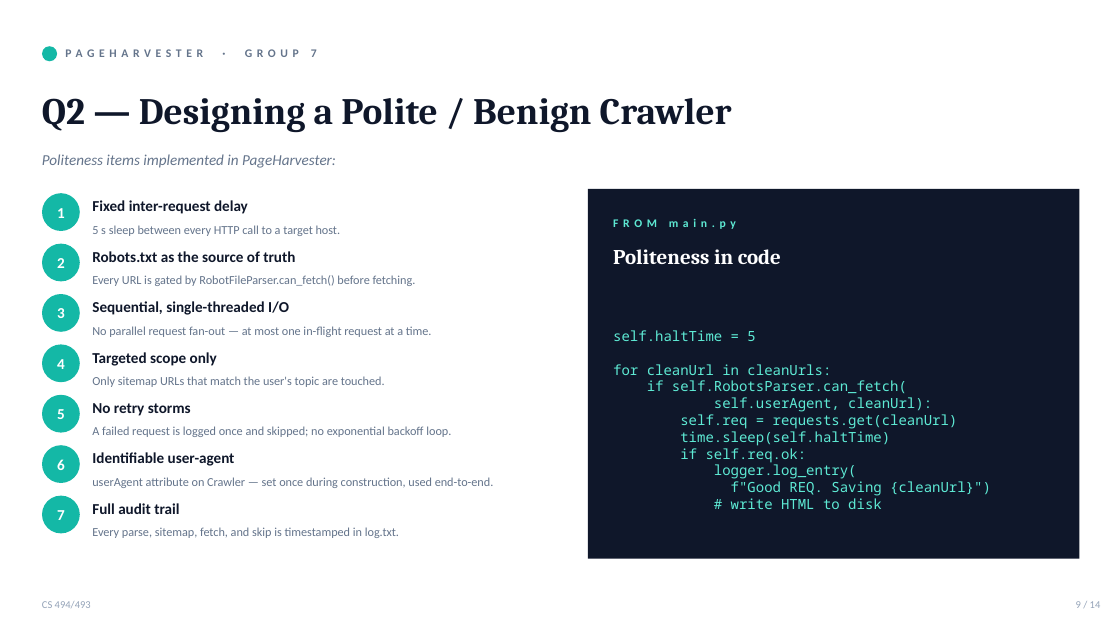
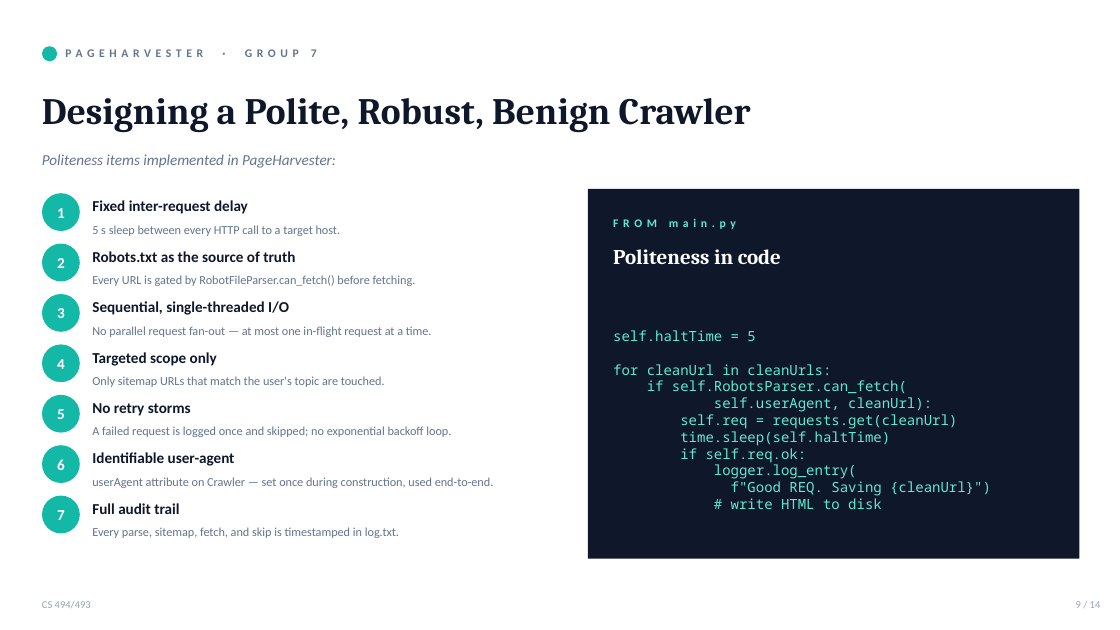
Before and after one commit to ODonovanMurphyII/CS493_Course_Project, a slide deck: slide 8 of Web Crawler Powerpoint.pptx (slide 9 before the commit). Drawn at 1120x630 pixels with LibreOffice and Linux fonts; fonts in the diff are those of the drawing. Boxes give left, top, right and bottom in pixels: in the first picture for what was removed or moved away, otherwise in the second. Text is boxed around its words. In the diff, an @@ line names an element or a change of style, - is before the commit and + after.

```diff
--- a/Web Crawler Powerpoint.pptx
+++ b/Web Crawler Powerpoint.pptx
@@ text at box(42, 98, 751, 133): text changed @@
-Q2 — Designing a Polite / Benign Crawler
+Designing a Polite, Robust, Benign Crawler
```
Also in this commit, not shown: 4 other slides changed, 1 slide removed.
